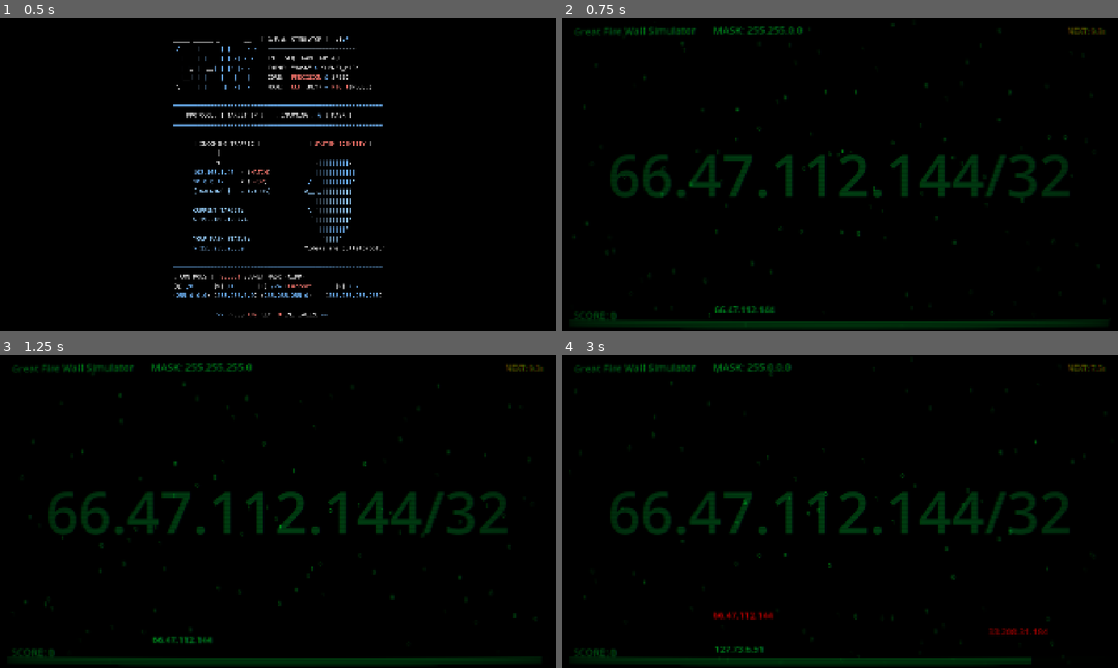
Above: before the commit, frames 1-4 (two rows, left to right).
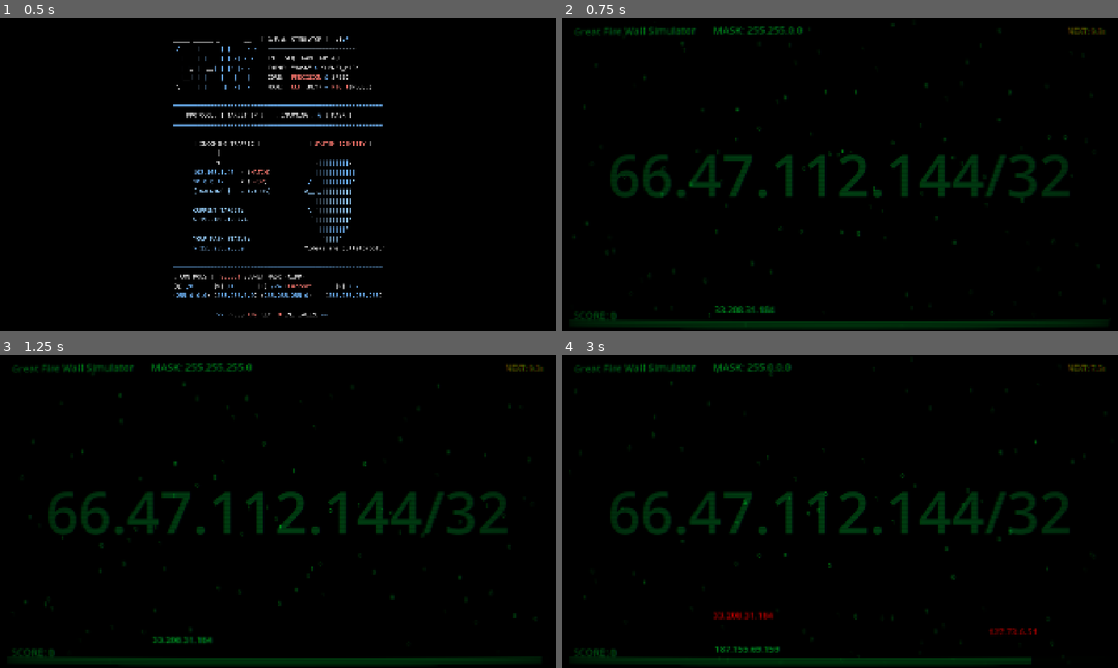
Above: after the commit, the same moments.

Repository: notlsd/v
Game: Godot game, scene res://scenes/main/main.tscn
The game is run twice, just before and just after one commit, with the same random seed, the same clock (stepped at 60 frames per second) and the same inputs. Sound files missing from this copy of the repository are replaced by a short silence.
Inputs (mouse positions are in pixels of both pictures, inside the frame that each line leads up to):
- Up to frame 1 (0.5 s): no input
- Up to frame 2 (0.75 s): tap Enter at 0.5 s; move the mouse to (962, 158) at 0.52 s; hold W (mask_16) from 0.53 s (still down); click (962, 158) at 0.67 s
- Up to frame 3 (1.25 s): keep holding W (mask_16); tap E (mask_24) at 0.8 s
- Up to frame 4 (3 s): move the mouse to (773, 639) at 1.27 s; release W (mask_16) at 1.28 s; tap E (mask_24) at 1.35 s; click (773, 639) at 1.42 s; tap R (mask_32) at 1.55 s; move the mouse to (1051, 646) at 2.02 s; hold R (mask_32) 2.03-2.78 s; click (1051, 646) at 2.17 s; tap Q (mask_8) at 2.3, 2.85 s; move the mouse to (812, 574) at 2.77 s; click (812, 574) at 2.92 s

Frame 1 is identical in both runs. In frame 2, 0.1% of the frame differs, in the area x 27-38%, y 92-95%; in frame 3, less than 0.1%; in frame 4, 0.4%, in the area x 27-88%, y 82-96%.

Commit message:
feat: 敌人生成器优化 + 按键连按支持
敌人生成器优化:
- 添加 IP 去重系统，屏幕上不会出现重复 IP
- 根据 target prefix 调整生成比例（/8: 60%, /32: 30%）
- 优化生成数量：基于音乐强度和游戏时间

按键系统优化:
- 支持按住 QWER 键连续点击（连按）
- 通过 Input.is_action_pressed() 实时检测按键状态

Diff:
--- a/project_v/scripts/managers/game_manager.gd
+++ b/project_v/scripts/managers/game_manager.gd
@@ -178,14 +178,32 @@
 		mask_changed.emit(MASK_CONFIGS[prefix])
 
 
+## 检查当前是否有 mask 按键被按住
+func _is_mask_key_held() -> bool:
+	if Input.is_action_pressed("mask_8"):
+		current_mask_prefix = 8
+		return true
+	elif Input.is_action_pressed("mask_16"):
+		current_mask_prefix = 16
+		return true
+	elif Input.is_action_pressed("mask_24"):
+		current_mask_prefix = 24
+		return true
+	elif Input.is_action_pressed("mask_32"):
+		current_mask_prefix = 32
+		return true
+	return false
+
+
 func get_current_mask_decimal() -> String:
 	return MASK_CONFIGS.get(current_mask_prefix, "255.255.255.0")
 
 
 ## 检查 IP 是否匹配当前目标
 func check_ip_match(ip: int) -> bool:
-	# 必须先按键选择 mask
-	if not mask_selected:
+	# 检查是否有 mask 按键被按住，或者之前已选择过 mask
+	var has_mask = _is_mask_key_held() or mask_selected
+	if not has_mask:
 		return false
 
 	var mask := BitwiseManager.prefix_to_mask(current_mask_prefix)
--- a/project_v/scripts/managers/terminal_spawner.gd
+++ b/project_v/scripts/managers/terminal_spawner.gd
@@ -7,7 +7,6 @@
 ## 基础配置
 @export var base_spawn_interval: float = 1.2  # 固定生成间隔
 @export var base_scroll_speed: float = 50.0
-@export var target_ratio: float = 0.4
 
 ## 音乐路径
 const BGM_TRACKS = [
@@ -36,6 +35,9 @@
 var game_time: float = 0.0
 var current_scroll_speed: float = 50.0
 var current_spawn_interval: float = 1.2
+
+## IP 去重系统
+var active_ips: Dictionary = {}  # IP (int) -> line reference
 
 
 func _ready() -> void:
@@ -92,17 +94,32 @@
 		spawn_timer.wait_time = current_spawn_interval
 
 
+## 根据 target prefix 调整生成比例
+## /8: 约 16M 个可能 IP → 生成更多 target
+## /32: 1 个精确 IP → 生成更少
+func _get_target_ratio_for_prefix(prefix: int) -> float:
+	match prefix:
+		8: return 0.6   # 更多 target
+		16: return 0.5
+		24: return 0.4
+		32: return 0.3  # 更少但确保有
+	return 0.4
+
+
+## 基于音乐强度和游戏时间计算生成数量
+func _calculate_spawn_count(intensity: float) -> int:
+	var base_count = 1
+	# 音乐强度加成 (0-2)
+	var intensity_bonus = int(intensity * 2)
+	# 时间加成：每分钟 +1，最多 +2
+	var time_bonus = mini(2, int(game_time / 60.0))
+	return clampi(base_count + intensity_bonus + time_bonus, 1, 4)
+
+
 func _spawn_lines() -> void:
-	# 根据音乐强度动态调整生成数量
+	# 根据音乐强度和游戏时间动态调整生成数量
 	var intensity = AudioManager.get_current_intensity()
-	var num_ips: int
-
-	if intensity > 0.7:
-		num_ips = 3  # 激烈时生成 3 个
-	elif intensity > 0.4:
-		num_ips = 2  # 中等时生成 2 个
-	else:
-		num_ips = 1  # 舒缓时生成 1 个
+	var num_ips = _calculate_spawn_count(intensity)
 
 	var available_columns = range(NUM_COLUMNS)
 	available_columns.shuffle()
@@ -116,19 +133,16 @@
 func _spawn_single_line(column_index: int) -> void:
 	var line = TerminalLineScene.instantiate()
 
+	# 根据 prefix 调整 target 比例
+	var target_ratio = _get_target_ratio_for_prefix(GameManager.target_prefix)
 	var is_target = randf() < target_ratio
-	var ip: int
-
-	if is_target:
-		ip = BitwiseManager.generate_random_ip_in_subnet(
-			GameManager.target_subnet,
-			GameManager.target_prefix
-		)
-	else:
-		ip = BitwiseManager.generate_random_ip_outside_subnet(
-			GameManager.target_subnet,
-			GameManager.target_prefix
-		)
+
+	# 生成不重复的 IP
+	var ip = _generate_unique_ip(is_target)
+	if ip == -1:
+		# 无法生成唯一 IP，跳过
+		line.queue_free()
+		return
 
 	add_child(line)
 
@@ -136,8 +150,43 @@
 	line.position = Vector2(x_pos, SPAWN_Y)
 	line.setup(ip, is_target, current_scroll_speed)
 
+	# 追踪活跃 IP
+	active_ips[ip] = line
+
+	# 连接信号
 	line.clicked.connect(_on_line_clicked)
 	line.escaped.connect(_on_line_escaped)
+	line.tree_exiting.connect(_on_line_removed.bind(ip))
+
+
+## 生成唯一的 IP（不与当前活跃 IP 重复）
+func _generate_unique_ip(is_target: bool) -> int:
+	var max_attempts = 20
+
+	for _attempt in range(max_attempts):
+		var ip: int
+		if is_target:
+			ip = BitwiseManager.generate_random_ip_in_subnet(
+				GameManager.target_subnet,
+				GameManager.target_prefix
+			)
+		else:
+			ip = BitwiseManager.generate_random_ip_outside_subnet(
+				GameManager.target_subnet,
+				GameManager.target_prefix
+			)
+
+		# 检查是否重复
+		if ip not in active_ips:
+			return ip
+
+	# 尝试多次仍有重复，返回 -1 表示失败
+	return -1
+
+
+## 当 line 被移除时，从活跃 IP 列表中删除
+func _on_line_removed(ip: int) -> void:
+	active_ips.erase(ip)
 
 
 func _on_line_clicked(ip: int) -> void:
@@ -162,6 +211,9 @@
 		if child != spawn_timer:
 			child.queue_free()
 
+	# 清空活跃 IP
+	active_ips.clear()
+
 	# 重置时间和速度
 	game_time = 0.0
 	current_scroll_speed = base_scroll_speed
